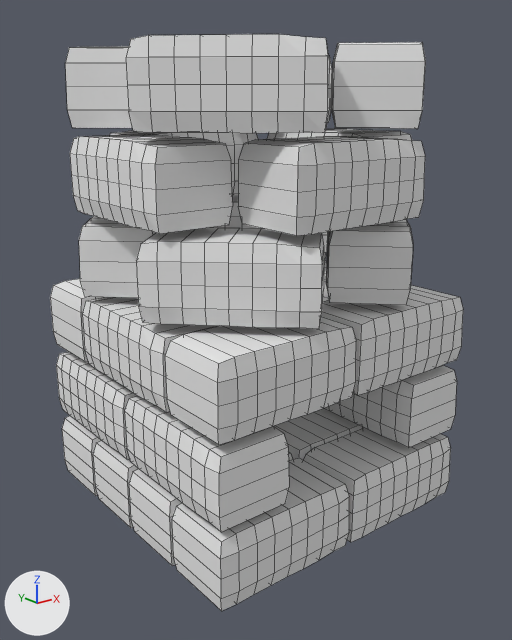
What one commit did to the Blender file Assets/Models/Furnace.blend.
Rendered twice from a camera (50 mm lens) standing at (-1.418, -1.8, 1.337) and looking at (-0.01, -0.039, 0.632). The axes (+X, +Y, +Z) are drawn at lower left. The lights are the same throughout. Mesh edges are drawn as thin lines.
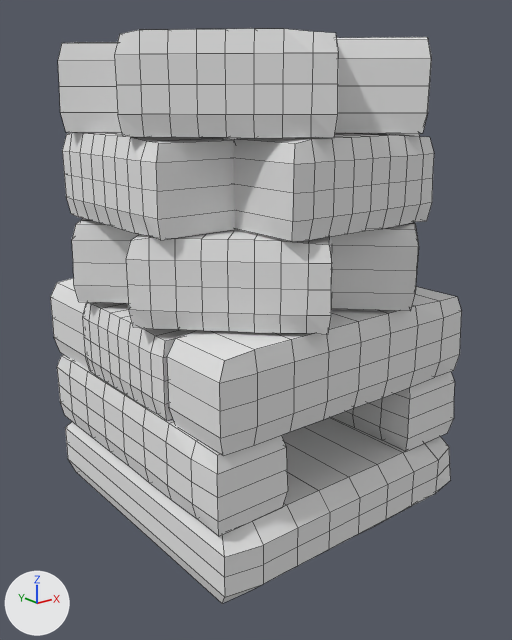
Changed parts and their boxes [x1, y1, x2, y2] in the pictures (512 x 640 px; the box of a moved part takes in the faces that stretch with it):
'Cube', reshaped
    before: [50, 34, 463, 611]
    after: [50, 29, 462, 603]
part 1 of me_cube, moved or reshaped
    before: [125, 396, 289, 532]
    after: [57, 355, 288, 536]
part 2 of me_cube, moved or reshaped
    before: [324, 365, 457, 448]
    after: [331, 372, 455, 452]
part 3 of me_cube, moved or reshaped
    before: [321, 285, 463, 395]
    after: [167, 287, 462, 456]
part 4 of me_cube, moved or reshaped
    before: [82, 297, 217, 413]
    after: [82, 302, 195, 420]
part 5 of me_cube, moved or reshaped (not visible afterwards)
    before: [323, 261, 329, 301]
part 6 of me_cube, moved or reshaped
    before: [326, 219, 413, 305]
    after: [331, 222, 419, 311]
part 7 of me_cube, moved or reshaped (not visible afterwards)
    before: [214, 194, 328, 264]
part 8 of me_cube, moved or reshaped
    before: [79, 216, 156, 298]
    after: [72, 218, 139, 303]
part 9 of me_cube, moved or reshaped
    before: [136, 227, 324, 329]
    after: [126, 229, 332, 335]
part 10 of me_cube, moved or reshaped
    before: [267, 129, 412, 141]
    after: [371, 133, 420, 137]
part 11 of me_cube, moved or reshaped
    before: [110, 131, 258, 194]
    after: [221, 137, 237, 140]
part 12 of me_cube, moved or reshaped
    before: [70, 134, 233, 234]
    after: [62, 132, 237, 240]
part 13 of me_cube, moved or reshaped
    before: [238, 136, 425, 236]
    after: [233, 133, 434, 242]
part 14 of me_cube, moved or reshaped
    before: [331, 42, 426, 129]
    after: [335, 37, 432, 133]
part 15 of me_cube, moved or reshaped (not visible afterwards)
    before: [327, 55, 333, 122]
part 16 of me_cube, moved or reshaped
    before: [65, 46, 132, 128]
    after: [58, 42, 122, 133]
part 17 of me_cube, moved or reshaped
    before: [126, 34, 329, 133]
    after: [114, 29, 338, 138]
part 18 of me_cube, rebuilt
    before: [50, 279, 104, 362]
    after: [50, 278, 89, 369]
part 19 of me_cube, added
    after: [65, 417, 451, 603]
part 20 of me_cube, deleted
    before: [56, 317, 451, 611]

The change in detail:
me_cube is used by ob_cube; location (0.0, 0.0, 0.0).
me_cube had 2724 vertices, 2662 faces and spanned x -0.523..0.523, y -0.523..0.523, z 0.004..1.48.
me_cube now has 1710 vertices, 1672 faces and spans x -0.548..0.548, y -0.548..0.548, z 0.013..1.491.
me_cube part 1: the loose piece of 90 vertices spanning x -0.5..-0.25, y -0.495..-0.006, z 0.254..0.48 is scaled about its middle by (1, 2, 1.08), then moved by (0.0, 0.25, -0.01).
me_cube part 2: the loose piece of 90 vertices spanning x 0.25..0.5, y -0.495..-0.006, z 0.254..0.48 is scaled about its middle by (1, 2, 1.08), then moved by (0.0, 0.25, -0.01).
me_cube part 3: the loose piece of 90 vertices spanning x 0.006..0.495, y -0.5..-0.25, z 0.504..0.73 is scaled about its middle by (2, 1, 1.18), then moved by (-0.25, 0.0, -0.015).
me_cube part 4: the loose piece of 90 vertices spanning x -0.5..-0.25, y -0.245..0.244, z 0.504..0.73 is scaled about its middle by (1, 1, 1.08), then moved by (0.0, 0.0, -0.015).
me_cube part 5: the loose piece of 90 vertices spanning x 0.25..0.5, y -0.245..0.244, z 0.504..0.73 is scaled about its middle by (1, 1, 1.08), then moved by (0.0, 0.0, -0.015).
me_cube part 6: the loose piece of 90 vertices spanning x 0.008..0.523, y -0.522..-0.008, z 0.754..0.98 is scaled about its middle by 1.1.
me_cube part 7: the loose piece of 90 vertices spanning x 0.008..0.522, y 0.008..0.523, z 0.754..0.98 is scaled about its middle by 1.1.
me_cube part 8: the loose piece of 90 vertices spanning x -0.523..-0.008, y 0.008..0.522, z 0.754..0.98 is scaled about its middle by 1.1.
me_cube part 9: the loose piece of 90 vertices spanning x -0.522..-0.008, y -0.523..-0.008, z 0.754..0.98 is scaled about its middle by 1.1.
me_cube part 10: the loose piece of 90 vertices spanning x 0.25..0.5, y -0.244..0.245, z 1.004..1.23 is scaled about its middle by 1.1.
me_cube part 11: the loose piece of 90 vertices spanning x -0.245..0.244, y 0.25..0.5, z 1.004..1.23 is scaled about its middle by 1.1.
me_cube part 12: the loose piece of 90 vertices spanning x -0.5..-0.25, y -0.245..0.244, z 1.004..1.23 is scaled about its middle by 1.1.
me_cube part 13: the loose piece of 90 vertices spanning x -0.244..0.245, y -0.5..-0.25, z 1.004..1.23 is scaled about its middle by 1.1.
me_cube part 14: the loose piece of 90 vertices spanning x 0.008..0.523, y -0.522..-0.008, z 1.254..1.48 is scaled about its middle by 1.1.
me_cube part 15: the loose piece of 90 vertices spanning x 0.008..0.522, y 0.008..0.523, z 1.254..1.48 is scaled about its middle by 1.1.
me_cube part 16: the loose piece of 90 vertices spanning x -0.523..-0.008, y 0.008..0.522, z 1.254..1.48 is scaled about its middle by 1.1.
me_cube part 17: the loose piece of 90 vertices spanning x -0.522..-0.008, y -0.523..-0.008, z 1.254..1.48 is scaled about its middle by 1.1.
me_cube part 18: the loose piece of 90 vertices spanning x -0.494..-0.005, y 0.25..0.5, z 0.504..0.73 is rebuilt with 90 vertices and now spans x -0.489..0.489, y 0.237..0.512, z 0.469..0.735.
me_cube part 19: a new loose piece of 90 vertices spanning x -0.489..0.489, y -0.526..0.5, z 0.013..0.238, in mat_furnace (white #e7e7e7).
me_cube part 20: 13 loose pieces with 1104 vertices, spanning x -0.5..0.5, y -0.5..0.52, z 0.004..0.73, are deleted.
